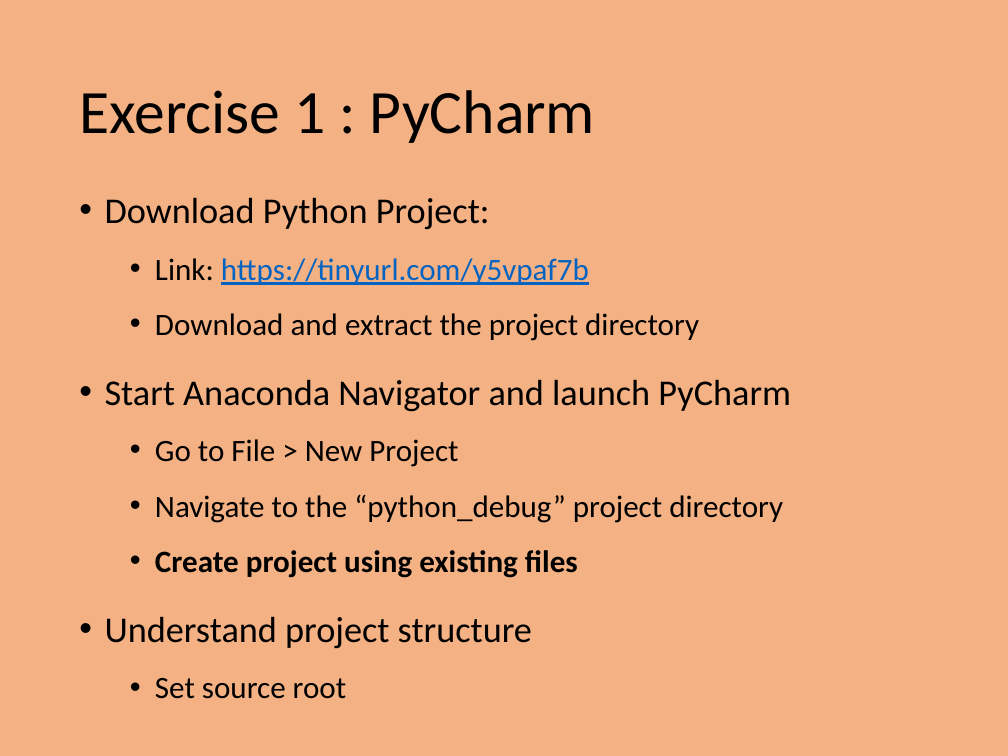
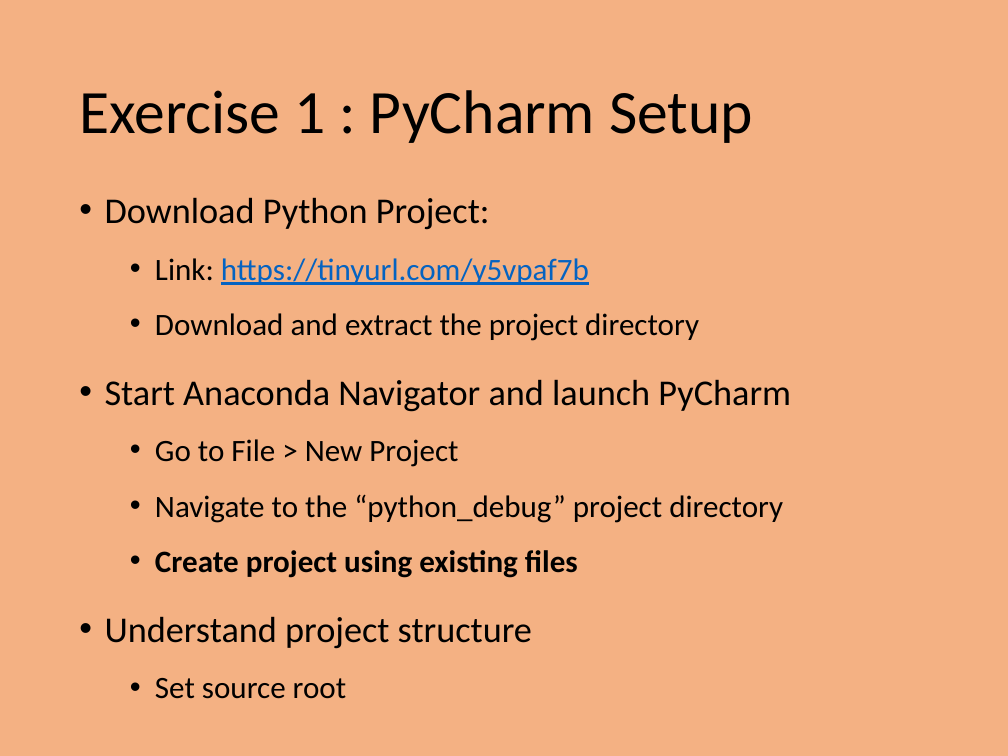
Before and after one commit to PrincetonUniversity/intro_debugging, a slide deck: slide 5 of 01_overview/Introduction_To_Debugging.pptx. Drawn at 1008x756 pixels with LibreOffice and Linux fonts; fonts in the diff are those of the drawing. Boxes give left, top, right and bottom in pixels: in the first picture for what was removed or moved away, otherwise in the second. Text is boxed around its words. In the diff, an @@ line names an element or a change of style, - is before the commit and + after.

```diff
--- a/01_overview/Introduction_To_Debugging.pptx
+++ b/01_overview/Introduction_To_Debugging.pptx
@@ title at [79, 90, 753, 143]: text changed @@
-Exercise 1 : PyCharm
+Exercise 1 : PyCharm Setup
```
Also in this commit, not shown: 4 other slides changed.
